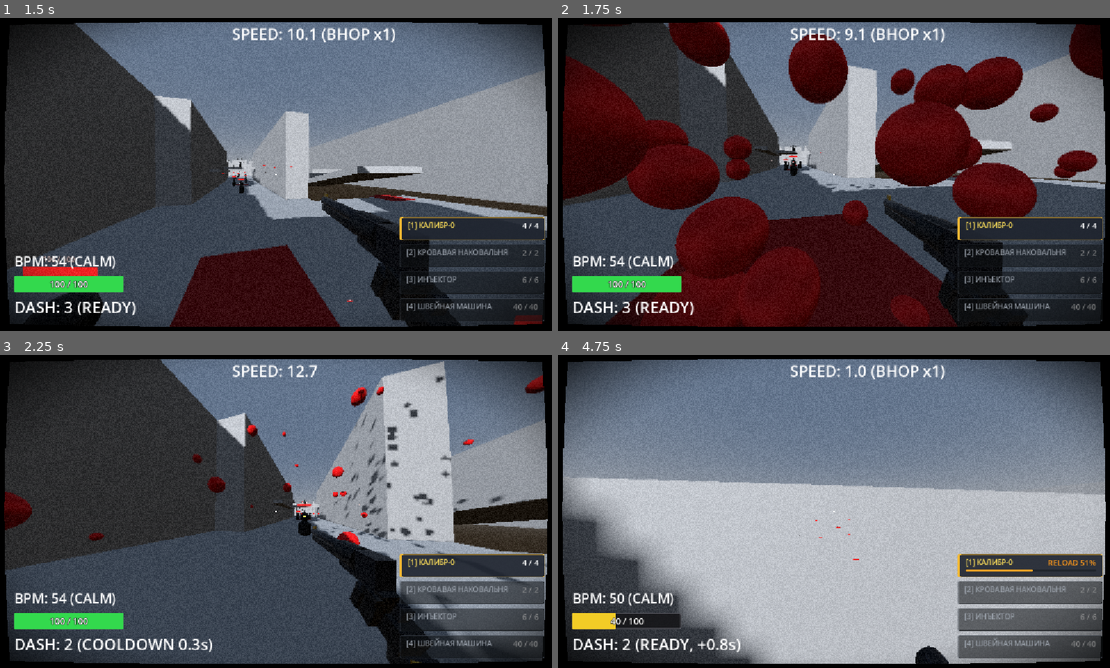
Above: before the commit, frames 1-4 (two rows, left to right).
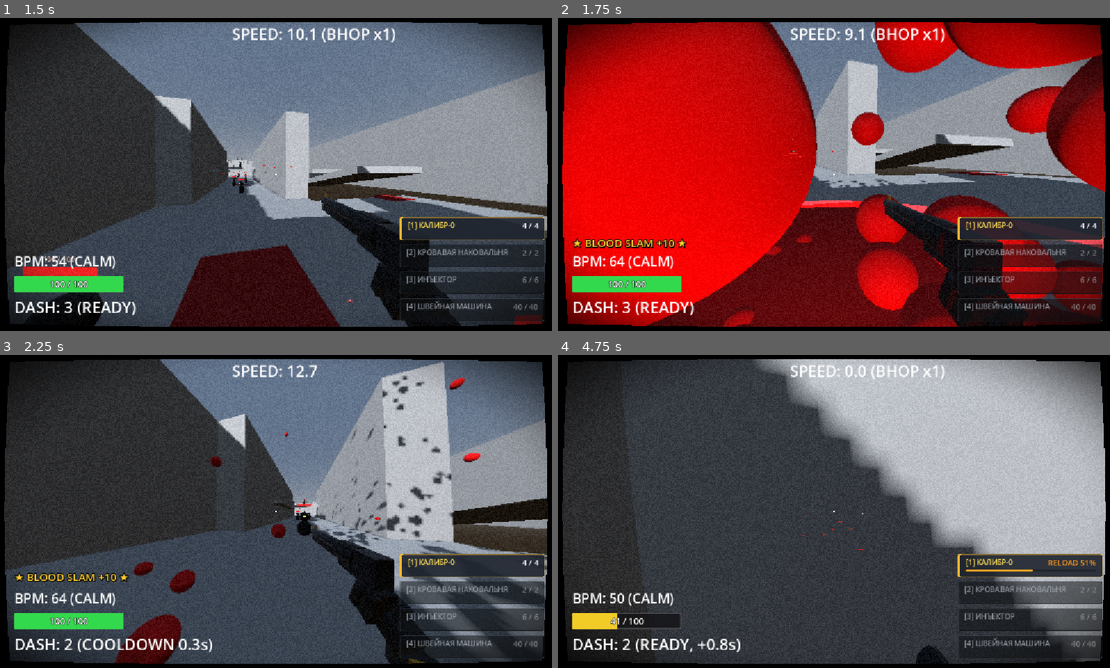
Above: after the commit, the same moments.

Repository: ggou3/voidkill
Game: Godot game, scene res://test_arena.tscn
Two runs of this game, one before a commit and one after it. Both use one fixed random seed, a clock stepped at 60 frames per second and the inputs below. This scene is started directly instead of the project's main scene.
Inputs (mouse positions are in pixels of both pictures, inside the frame that each line leads up to):
- Up to frame 1 (1.5 s): tap Enter at 0.5 s; move the mouse to (270, 180) at 0.52 s; hold C (slam) 0.53-1.28 s; hold W (move_forward) from 0.53 s (still down); tap Space (jump) at 0.77 s; move the mouse to (320, 177) at 1.27 s; right-click (320, 177) at 1.35 s
- Up to frame 2 (1.75 s): keep holding W (move_forward); tap Space (jump) at 1.52 s; tap C (slam) at 1.55 s
- Up to frame 3 (2.25 s): keep holding W (move_forward); move the mouse to (231, 508) at 2.02 s; hold Shift (dash) from 2.03 s (still down)
- Up to frame 4 (4.75 s): tap C (slam) at 2.3, 3.05, 3.8, 4.35 s; move the mouse to (839, 511) at 2.77 s; release W (move_forward) at 2.78 s; release Shift (dash) at 2.78 s; hold A (move_left) 2.78-3.53 s; tap F (melee) at 2.85 s; tap Space (jump) at 3.02, 3.77, 4.52 s; move the mouse to (811, 505) at 3.52 s; press the mouse at (811, 505) at 3.53 s; hold W (move_forward) from 3.53 s (still down); tap R (reload) at 4.15 s; move the mouse to (867, 511) at 4.27 s; release the mouse at (867, 511) at 4.28 s

Frame 1 is identical in both runs. In frame 2, 70% of the frame differs, in the area x 0-100%, y 1-99%; in frame 3, 8.0%; in frame 4, 75%.

Commit message:
Implement Blood Slam mechanic: enhanced AOE, temporary pool expansion, +10 BPM bonus, and radial VFX

Diff:
--- a/blood_pool.gd
+++ b/blood_pool.gd
@@ -1,16 +1,45 @@
 extends Area3D
 
+var _expand_tween: Tween = null
+var _base_scale: Vector3 = Vector3.ZERO
+
 func _ready():
+	add_to_group("blood_pool")
 	# Подключаем сигналы касания кодом
 	body_entered.connect(_on_body_entered)
 	body_exited.connect(_on_body_exited)
 
 func _on_body_entered(body):
 	# Если в лужу наступает Игрок, включаем флаг скольжения
-	if body.name == "Player":
-		body.is_on_blood = true
+	if body.name == "Player" or body.is_in_group("player"):
+		if "blood_pool_count" in body:
+			body.blood_pool_count += 1
+			body.is_on_blood = true
+		else:
+			body.is_on_blood = true
 
 func _on_body_exited(body):
 	# Когда Игрок покидает лужу
-	if body.name == "Player":
-		body.is_on_blood = false
+	if body.name == "Player" or body.is_in_group("player"):
+		if "blood_pool_count" in body:
+			body.blood_pool_count = max(0, body.blood_pool_count - 1)
+			body.is_on_blood = (body.blood_pool_count > 0)
+		else:
+			body.is_on_blood = false
+
+func expand_temporarily(multiplier: float = 1.4, duration: float = 4.0):
+	if _base_scale == Vector3.ZERO:
+		_base_scale = scale
+
+	if _expand_tween and _expand_tween.is_valid():
+		_expand_tween.kill()
+
+	var target_scale = _base_scale * multiplier
+
+	_expand_tween = create_tween()
+	# Быстрое расплёскивание лужи наружу (0.22с)
+	_expand_tween.tween_property(self, "scale", target_scale, 0.22).set_trans(Tween.TRANS_BACK).set_ease(Tween.EASE_OUT)
+	# Удержание увеличенного размера в течение 4 секунд
+	_expand_tween.tween_interval(duration)
+	# Плавное возвращение к исходному размеру (0.8с)
+	_expand_tween.tween_property(self, "scale", _base_scale, 0.8).set_trans(Tween.TRANS_QUAD).set_ease(Tween.EASE_IN_OUT)
--- a/blood_pool.tscn
+++ b/blood_pool.tscn
@@ -12,7 +12,7 @@
 height = 1.0
 radius = 1.7
 
-[node name="BloodPool" type="Area3D" unique_id=707339482]
+[node name="BloodPool" type="Area3D" unique_id=707339482 groups=["blood_pool"]]
 collision_layer = 0
 script = ExtResource("1_4ykup")
 
--- a/player.gd
+++ b/player.gd
@@ -18,6 +18,7 @@
 var is_crouched = false
 var is_sliding = false
 var is_on_blood = false
+var blood_pool_count: int = 0
 var wall_jump_count = 0
 var current_horiz_speed: float = 0.0
 
--- a/skill_manager.gd
+++ b/skill_manager.gd
@@ -38,6 +38,7 @@
 @onready var bpm_label = get_node_or_null("../HUD/BPMLabel")
 @onready var combo_label: Label = get_node_or_null("../HUD/ComboLabel")
 var combo_tween: Tween = null
+var blood_splatter_scene = preload("res://blood_splatter.tscn")
 
 func _ready():
 	dashes = MAX_DASH
@@ -128,7 +129,7 @@
 	add_bpm(total_bpm)
 	return total_bpm
 
-func _show_combo_popup(bonus_amount: float):
+func show_hud_popup(text: String):
 	if not combo_label:
 		var hud = get_node_or_null("../HUD")
 		if hud:
@@ -156,7 +157,7 @@
 	if combo_tween and combo_tween.is_valid():
 		combo_tween.kill()
 
-	combo_label.text = "★ VARIETY +%d ★" % int(round(bonus_amount))
+	combo_label.text = text
 	combo_label.visible = true
 	combo_label.modulate.a = 1.0
 	combo_label.position.y = 452.0
@@ -168,6 +169,9 @@
 	combo_tween.parallel().tween_property(combo_label, "modulate:a", 1.0, 0.7)
 	combo_tween.chain().tween_property(combo_label, "modulate:a", 0.0, 0.5).set_trans(Tween.TRANS_QUAD).set_ease(Tween.EASE_IN)
 	combo_tween.chain().tween_callback(func(): if is_instance_valid(combo_label): combo_label.visible = false)
+
+func _show_combo_popup(bonus_amount: float):
+	show_hud_popup("★ VARIETY +%d ★" % int(round(bonus_amount)))
 
 func drop_bpm_on_damage():
 	# Резкое падение при получении урона игроком: -25% от текущего значения (не фиксированное число)
@@ -260,15 +264,44 @@
 
 	if not hit_enemy and player.is_on_floor():
 		is_slamming = false
-		head.add_recoil(0.25, 0.0)
 		vel.y = 0
 		slam_timer = SLAM_CD
-		AudioManager.play_sound("slam_impact")
+
+		# Проверка наличия лужи крови в радиусе обычного слэма + 2 метра (8.0м) или нахождения на крови
+		var search_radius: float = SLAM_AOE + 2.0
+		var nearby_blood_pools = _find_nearby_blood_pools(player.global_position, search_radius)
+		var has_blood_slam: bool = (nearby_blood_pools.size() > 0) or player.is_on_blood
+
+		var effective_aoe: float = SLAM_AOE
+
+		if has_blood_slam:
+			effective_aoe = SLAM_AOE * 1.5 # 9.0 метров
+			head.add_recoil(0.35, 0.0)
+			AudioManager.play_sound("slam_impact")
+			AudioManager.play_sound("flask_splash")
+
+			# Временное расширение луж крови (масштаб x1.4 на 4.0 секунды)
+			for pool in nearby_blood_pools:
+				if is_instance_valid(pool) and pool.has_method("expand_temporarily"):
+					pool.expand_temporarily(1.4, 4.0)
+
+			# Мгновенный разовый бонус +10 BPM
+			add_bpm(10.0)
+			show_hud_popup("★ BLOOD SLAM +10 ★")
+
+			# Визуальный эффект расширяющейся волны крови
+			_spawn_blood_slam_vfx(player.global_position, effective_aoe)
+			print("[BLOOD SLAM] Enhanced shockwave! AOE: %.1fm, +10 BPM, expanded %d blood pool(s)" % [
+				effective_aoe, nearby_blood_pools.size()
+			])
+		else:
+			head.add_recoil(0.25, 0.0)
+			AudioManager.play_sound("slam_impact")
 
 		var enemies = player.get_tree().get_nodes_in_group("enemy")
 		for e in enemies:
 			if is_instance_valid(e):
-				if player.global_position.distance_to(e.global_position) <= SLAM_AOE:
+				if player.global_position.distance_to(e.global_position) <= effective_aoe:
 					e.take_damage(SLAM_DMG, (e.global_position - player.global_position).normalized(), e.global_position, true, false, true, false, -1, "melee")
 
 	if is_slamming:
@@ -277,3 +310,84 @@
 		vel.z = 0
 
 	return vel
+
+func _find_nearby_blood_pools(impact_pos: Vector3, search_radius: float) -> Array[Node]:
+	var blood_pools = player.get_tree().get_nodes_in_group("blood_pool")
+	var found: Array[Node] = []
+	for pool in blood_pools:
+		if not is_instance_valid(pool) or not (pool is Node3D):
+			continue
+		var pool_pos = pool.global_position
+		# Проверяем перепад высоты (допустимый перепад до 3.0м)
+		if abs(impact_pos.y - pool_pos.y) <= 3.0:
+			var horiz_dist = Vector2(impact_pos.x - pool_pos.x, impact_pos.z - pool_pos.z).length()
+			# Радиус цилиндра лужи ~1.7м, учитываем его при проверке дистанции
+			if horiz_dist <= (search_radius + 1.7):
+				found.append(pool)
+	return found
+
+func _spawn_blood_slam_vfx(impact_pos: Vector3, radius: float):
+	var scene_root = player.get_tree().current_scene if player.get_tree().current_scene else player.get_parent()
+	if not scene_root:
+		return
+
+	var ground_y = impact_pos.y - 0.95
+	var space_state = player.get_world_3d().direct_space_state
+	var query = PhysicsRayQueryParameters3D.create(impact_pos, impact_pos + Vector3.DOWN * 2.5)
+	var result = space_state.intersect_ray(query)
+	if result:
+		ground_y = result.position.y + 0.05
+
+	var center_pos = Vector3(impact_pos.x, ground_y, impact_pos.z)
+
+	# 1. Радиальный разлёт брызг крови
+	if blood_splatter_scene:
+		var splatter = blood_splatter_scene.instantiate()
+		splatter.amount = 85
+		var pmat = splatter.process_material.duplicate()
+		pmat.direction = Vector3.UP
+		pmat.spread = 85.0
+		pmat.initial_velocity_min = 10.0
+		pmat.initial_velocity_max = 22.0
+		pmat.scale_min = 0.35
+		pmat.scale_max = 0.8
+		splatter.process_material = pmat
+		scene_root.add_child(splatter)
+		splatter.global_position = center_pos + Vector3(0, 0.1, 0)
+
+	# 2. Расширяющаяся тороидальная волна крови по полу
+	var ring = MeshInstance3D.new()
+	var tmesh = TorusMesh.new()
+	tmesh.inner_radius = 0.88
+	tmesh.outer_radius = 1.0
+	tmesh.rings = 36
+	tmesh.ring_segments = 12
+	ring.mesh = tmesh
+
+	var mat = StandardMaterial3D.new()
+	mat.transparency = BaseMaterial3D.TRANSPARENCY_ALPHA
+	mat.blend_mode = BaseMaterial3D.BLEND_MODE_ADD
+	mat.shading_mode = BaseMaterial3D.SHADING_MODE_UNSHADED
+	mat.cull_mode = BaseMaterial3D.CULL_DISABLED
+	mat.albedo_color = Color(0.9, 0.06, 0.06, 0.85)
+	ring.material_override = mat
+
+	scene_root.add_child(ring)
+	ring.global_position = center_pos + Vector3(0, 0.04, 0)
+	ring.scale = Vector3(0.5, 0.2, 0.5)
+
+	var tween = ring.create_tween().set_parallel(true)
+	tween.tween_property(ring, "scale", Vector3(radius, 0.2, radius), 0.35).set_trans(Tween.TRANS_QUAD).set_ease(Tween.EASE_OUT)
+	tween.tween_property(mat, "albedo_color:a", 0.0, 0.35).set_trans(Tween.TRANS_QUAD).set_ease(Tween.EASE_IN)
+	tween.chain().tween_callback(ring.queue_free)
+
+	# 3. Кратковременная алая вспышка освещения
+	var light = OmniLight3D.new()
+	light.light_color = Color(1.0, 0.1, 0.05)
+	light.light_energy = 4.0
+	light.omni_range = radius
+	scene_root.add_child(light)
+	light.global_position = center_pos + Vector3(0, 0.5, 0)
+	var ltween = light.create_tween()
+	ltween.tween_property(light, "light_energy", 0.0, 0.3).set_trans(Tween.TRANS_QUAD).set_ease(Tween.EASE_IN)
+	ltween.tween_callback(light.queue_free)
Not shown, changed: DESIGN.md
